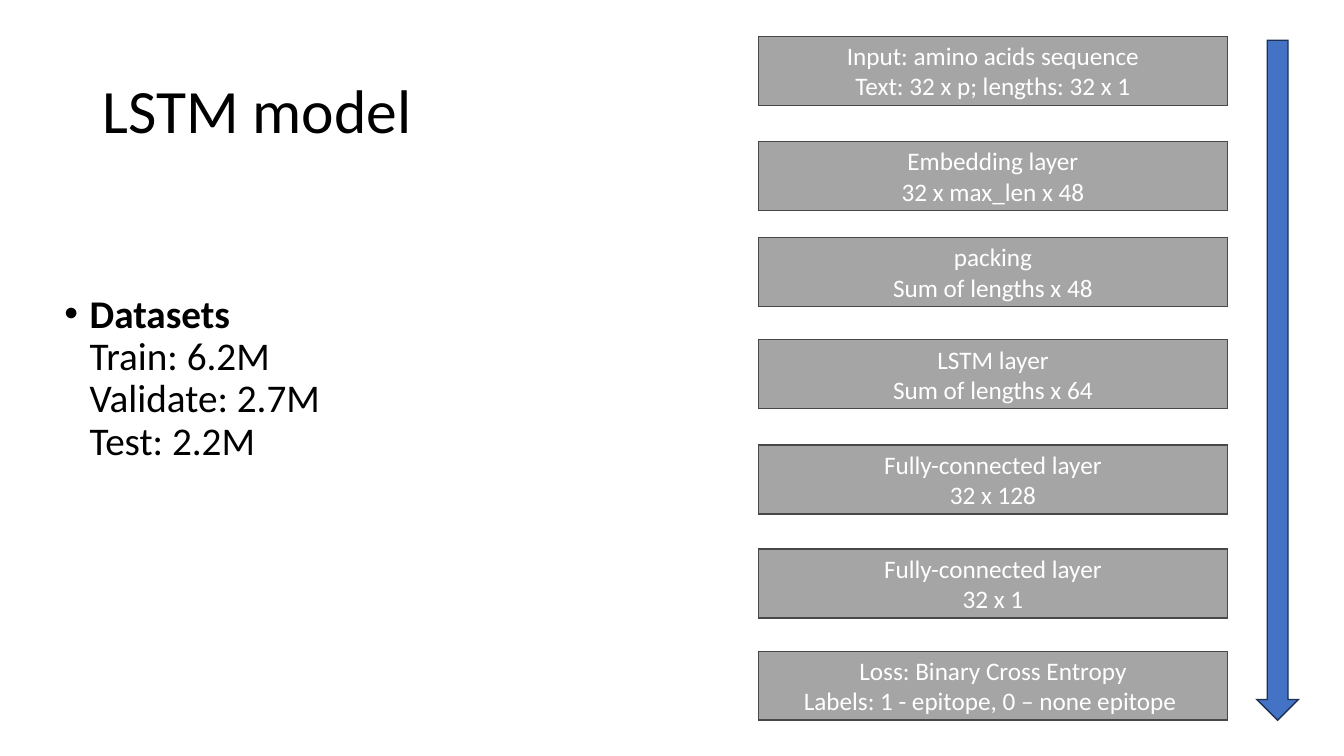
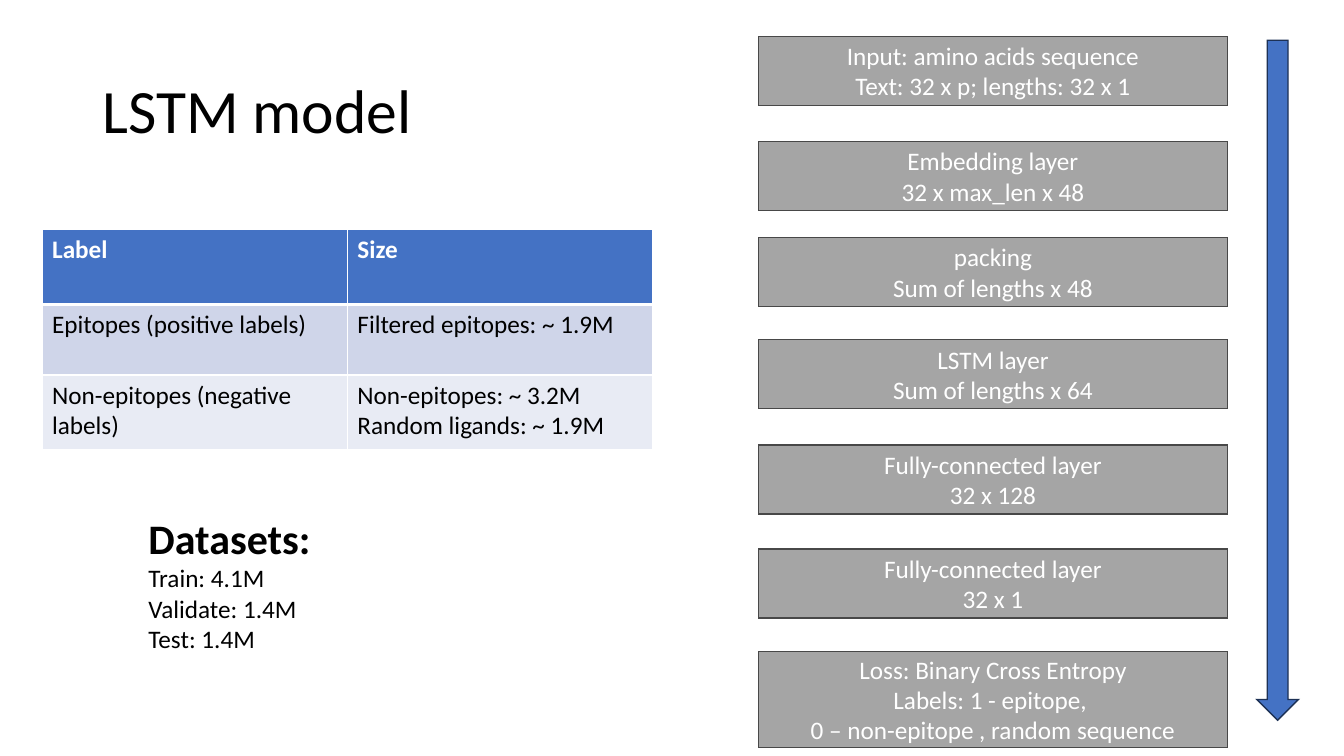
Before and after one commit to Tiezhengyuan/ml_epitope, a slide deck: slide 18 of Epitope_Prediction_TiezhengYuan.pptx (slide 16 before the commit). Drawn at 1344x756 pixels with LibreOffice and Linux fonts; fonts in the diff are those of the drawing. Boxes give left, top, right and bottom in pixels: in the first picture for what was removed or moved away, otherwise in the second. Text is boxed around its words. In the diff, an @@ line names an element or a change of style, - is before the commit and + after.

```diff
--- a/Epitope_Prediction_TiezhengYuan.pptx
+++ b/Epitope_Prediction_TiezhengYuan.pptx
@@ table added at (x1=42, y1=230, x2=653, y2=450), 3 rows, 2 columns @@
+Label | Size
+Epitopes (positive labels) | Filtered epitopes: ~ 1.9M
+Non-epitopes (negative labels) | Non-epitopes: ~ 3.2M / Random ligands: ~ 1.9M
@@ text removed at (x1=90, y1=302, x2=320, y2=456) @@
-• Datasets
-  Train: 6.2M
-  Validate: 2.7M
-  Test: 2.2M
@@ text added at (x1=148, y1=526, x2=310, y2=649), 18 pt, text #000000 @@
+Datasets:
+Train: 4.1M
+Validate: 1.4M
+Test: 1.4M
@@ rectangle "Loss: Binary Cross Entropy" resized from (x1=758, y1=651, x2=1228, y2=720) to (x1=758, y1=651, x2=1228, y2=747) @@
@@ text in rectangle at (x1=811, y1=691, x2=1175, y2=743): text changed @@
-Labels: 1 - epitope, 0 – none epitope
+Labels: 1 - epitope,
+0 – non-epitope , random sequence
```
Also in this commit, not shown: 8 other slides changed, 10 slides added.
